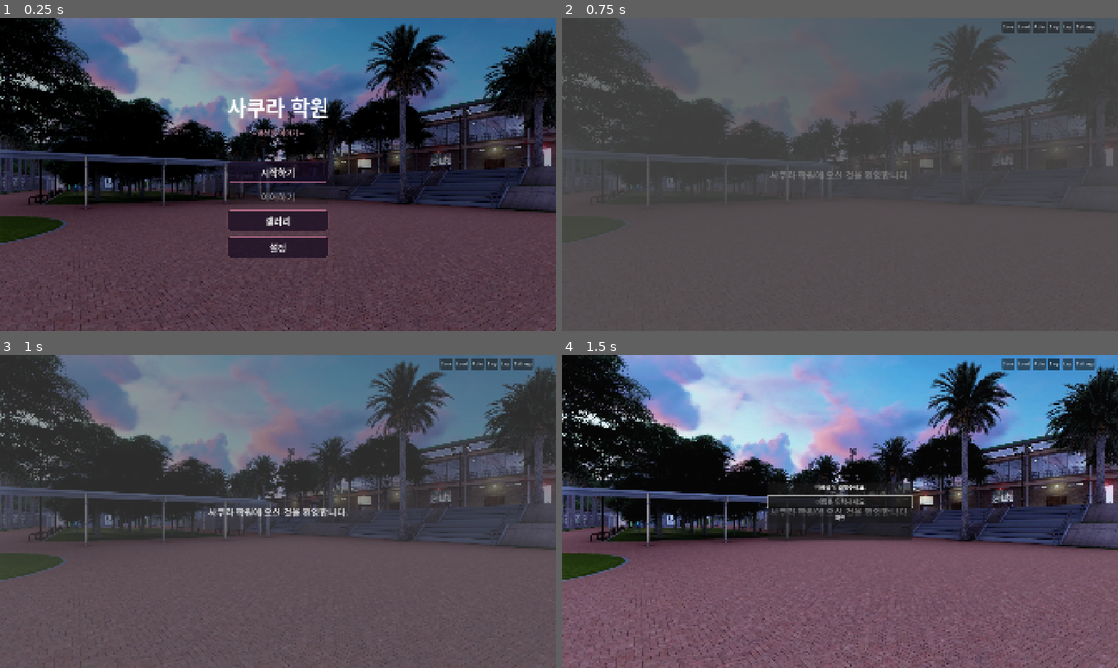
Above: before the commit, frames 1-4 (two rows, left to right).
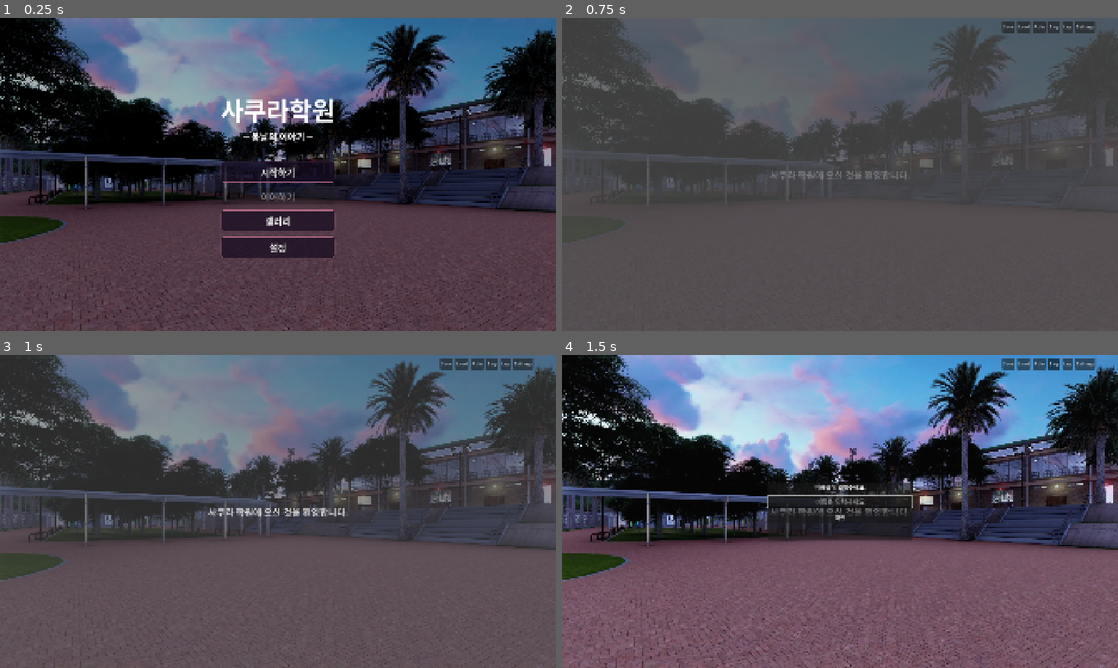
Above: after the commit, the same moments.

Repository: fomula91/godot-m
Game: Godot game, scene res://scenes/title_screen.tscn
Same seed, same stepped clock (60 frames per second), same inputs: the game is played once before the commit and once after it.
Inputs:
- Up to frame 1 (0.25 s): no input
- Up to frame 2 (0.75 s): click "시작하기" at 0.5 s
- Up to frame 3 (1 s): no input
- Up to frame 4 (1.5 s): click "Skip" at 1.25 s

The runs differ from the first frame. In frame 1, 1.6% of the frame differs, in the area x 39-61%, y 24-77%; in frame 2, nothing differs; in frame 3, nothing differs; in frame 4, nothing differs.

Commit message:
타이틀 문구 컴포넌트화

Diff:
--- /dev/null
+++ b/scenes/components/TitleHeader.gd
@@ -0,0 +1,39 @@
+extends VBoxContainer
+class_name TitleHeader
+
+@export var title_text: String = "사쿠라학원"
+@export var subtitle_text: String = "─ 봄날의 이야기 ─"
+
+var title_label: Label
+var subtitle_label: Label
+
+func _ready() -> void:
+    # 타이틀 라벨
+    title_label = Label.new()
+    title_label.text = title_text
+    title_label.horizontal_alignment = HORIZONTAL_ALIGNMENT_CENTER
+    title_label.size_flags_horizontal = Control.SIZE_EXPAND_FILL
+    add_child(title_label)
+
+    # 서브타이틀 라벨
+    subtitle_label = Label.new()
+    subtitle_label.text = subtitle_text
+    subtitle_label.horizontal_alignment = HORIZONTAL_ALIGNMENT_CENTER
+    subtitle_label.size_flags_horizontal = Control.SIZE_EXPAND_FILL
+    add_child(subtitle_label)
+
+    # 스페이서
+    var spacer = Control.new()
+    spacer.custom_minimum_size = Vector2(0, 40)
+    add_child(spacer)
+
+    # 반응형 폰트
+    get_viewport().size_changed.connect(_update_font_size)
+    _update_font_size()
+
+func _update_font_size() -> void:
+    var viewport_h := get_viewport().get_visible_rect().size.y
+    var title_size := clampi(int(viewport_h * 0.08), 36, 96)
+    var subtitle_size := clampi(int(viewport_h * 0.03), 14, 32)
+    title_label.add_theme_font_size_override("font_size", title_size)
+    subtitle_label.add_theme_font_size_override("font_size", subtitle_size)
--- /dev/null
+++ b/scenes/components/TitleHeader.tscn
@@ -0,0 +1,6 @@
+[gd_scene load_steps=2 fomat=3]
+
+[ext_resource type="Script" path="res://scenes/components/TitleHeader.gd" id="3"]
+
+[node name="TitleHeader" type="VBoxContainer"]
+script = ExtResource("3")
--- a/scenes/title_screen.tscn
+++ b/scenes/title_screen.tscn
@@ -1,7 +1,8 @@
-[gd_scene load_steps=4 format=3 uid="uid://title_screen"]
+[gd_scene load_steps=5 format=3 uid="uid://title_screen"]
 
 [ext_resource type="Script" path="res://scenes/title_screen.gd" id="1"]
 [ext_resource type="PackedScene" path="res://scenes/components/MenuButton.tscn" id="2"]
+[ext_resource type="PackedScene" path="res://scenes/components/TitleHeader.tscn" id="3"]
 
 [sub_resource type="ParticleProcessMaterial" id="1"]
 direction = Vector3(0, 1, 0)
@@ -71,22 +72,8 @@
 size_flags_vertical = 4
 theme_override_constants/separation = 20
 
-[node name="Title" type="Label" parent="CenterContainer/VBoxContainer"]
+[node name="TitleHeader" parent="CenterContainer/VBoxContainer" instance=ExtResource("3")]
 layout_mode = 2
-text = "사쿠라 학원"
-horizontal_alignment = 1
-theme_override_font_sizes/font_size = 72
-
-[node name="Subtitle" type="Label" parent="CenterContainer/VBoxContainer"]
-layout_mode = 2
-text = "─ 봄날의 이야기 ─"
-horizontal_alignment = 1
-theme_override_font_sizes/font_size = 24
-theme_override_colors/font_color = Color(0.9, 0.7, 0.8, 0.8)
-
-[node name="Spacer" type="Control" parent="CenterContainer/VBoxContainer"]
-layout_mode = 2
-custom_minimum_size = Vector2(0, 40)
 
 [node name="StartBtn" parent="CenterContainer/VBoxContainer" instance=ExtResource("2")]
 layout_mode = 2
Not shown, added: scenes/components/TitleHeader.gd.uid
